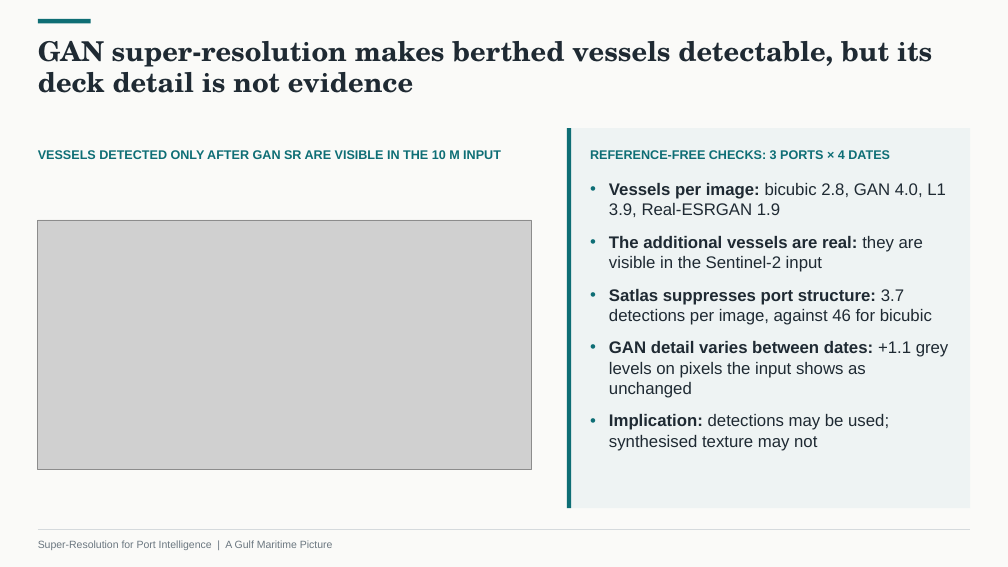
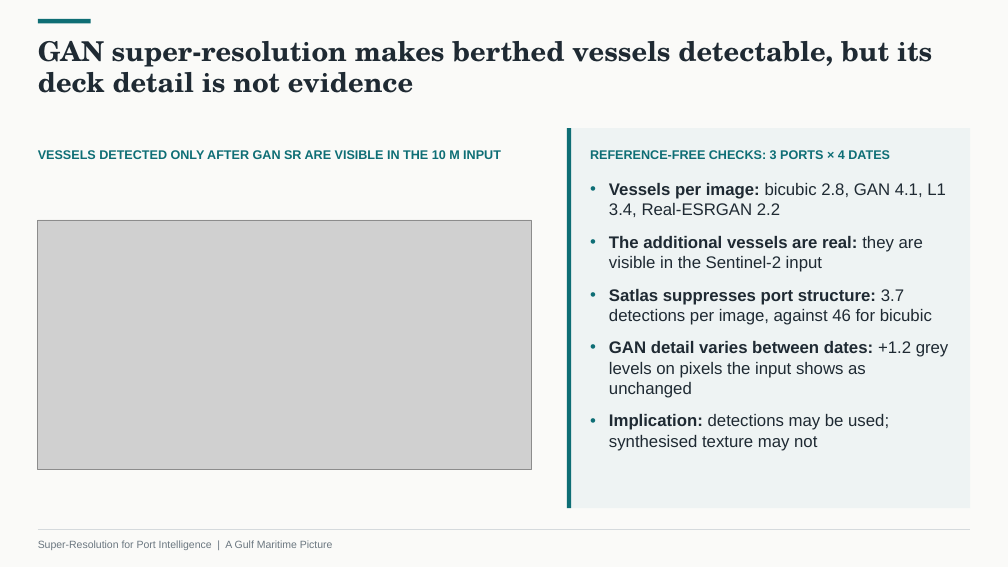
Before and after one commit to JordanManoj/gulf-port-superresolution, a slide deck: slide 12 of presentation/Super-Resolution_for_Port_Intelligence.pptx. Drawn at 1008x567 pixels with LibreOffice and Linux fonts; fonts in the diff are those of the drawing; grey boxes stand for pictures. Boxes give left, top, right and bottom in pixels: in the first picture for what was removed or moved away, otherwise in the second. Text is boxed around its words. In the diff, an @@ line names an element or a change of style, - is before the commit and + after.

```diff
--- a/presentation/Super-Resolution_for_Port_Intelligence.pptx
+++ b/presentation/Super-Resolution_for_Port_Intelligence.pptx
@@ text at [609,183,946,217]: text changed @@
-• Vessels per image: bicubic 2.8, GAN 4.0, L1 3.9, Real-ESRGAN 1.9
+• Vessels per image: bicubic 2.8, GAN 4.1, L1 3.4, Real-ESRGAN 2.2
@@ text at [609,341,949,398]: text changed @@
-• GAN detail varies between dates: +1.1 grey levels on pixels the input shows as unchanged
+• GAN detail varies between dates: +1.2 grey levels on pixels the input shows as unchanged
```
Also in this commit, not shown: 3 other slides changed, 31 other files.
